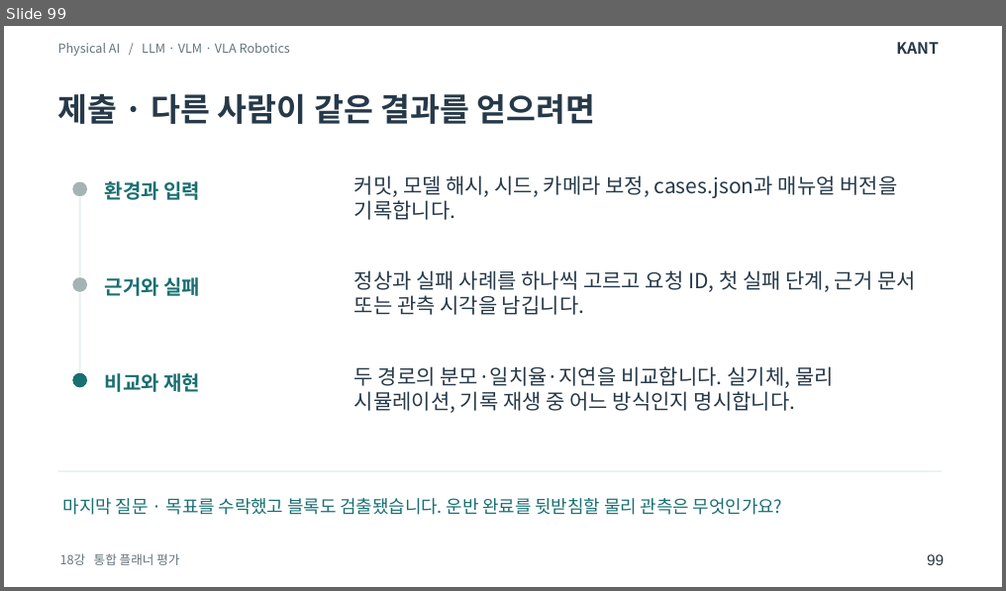
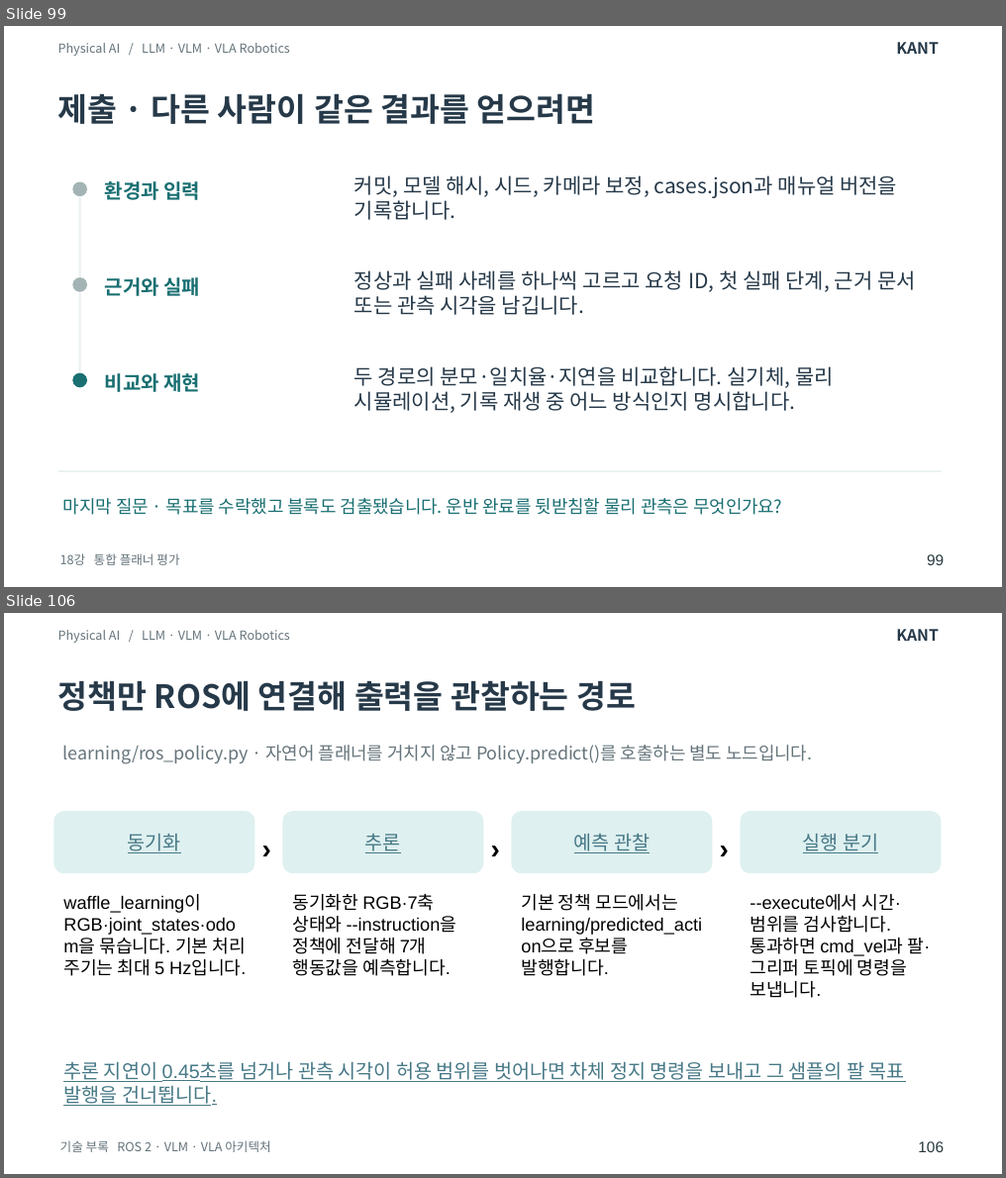
Before and after one commit to SpartaPA/waffle-mpx-lyrical, a slide deck: lessons/14-18/lessons-14-18.pptx. Shown one above the other, each under a label of ours: slide 99 before the commit, slides 99 and 106 after it; the slides between them are not shown. The pictures are 1006x591 and 1006x1178 pixels, drawn with LibreOffice and Linux fonts; fonts in the diff are those of the drawing. Boxes give left, top, right and bottom in pixels: in the first picture for what was removed or moved away, otherwise in the second. Text is boxed around its words. In the diff, an @@ line names an element or a change of style, - is before the commit and + after.

Commit message:
ROS 관측에서 VLA 추론과 OpenCR 제어까지 이어지는 구조를 교안에 담았습니다

```diff
--- a/lessons/14-18/lessons-14-18.pptx
+++ b/lessons/14-18/lessons-14-18.pptx
@@ slide 106 added at (4,613,1002,1174), background #FFFFFF @@
@@ text added at (58,630,290,643), 9 pt, text #65747B @@
+Physical AI / LLM · VLM · VLA Robotics
@@ text added at (896,629,939,641), 11.2 pt, text #263949, bold @@
+KANT
@@ text added at (58,680,636,711), 23.2 pt, text #263949, bold @@
+정책만 ROS에 연결해 출력을 관찰하는 경로
@@ text added at (63,745,812,764), 12.8 pt, text #65747B @@
+learning/ros_policy.py · 자연어 플래너를 거치지 않고 Policy.predict()를 호출하는 별도 노드입니다.
@@ rounded rectangle added at (54,812,254,873), fill #DEF0F0, 14 pt, text #467886, underline @@
+동기화
@@ rounded rectangle added at (282,812,483,873), fill #DEF0F0, 14 pt, text #467886, underline @@
+추론
@@ rounded rectangle added at (511,812,712,873), fill #DEF0F0, 14 pt, text #467886, underline @@
+예측 관찰
@@ rounded rectangle added at (741,812,942,873), fill #DEF0F0, 14 pt, text #467886, underline @@
+실행 분기
@@ text added at (252,821,291,874), 20 pt, text #000000, bold @@
+›
@@ text added at (481,821,520,874), 20 pt, text #000000, bold @@
+›
@@ text added at (710,821,748,874), 20 pt, text #000000, bold @@
+›
@@ text added at (63,895,246,976), 13 pt, text #000000 @@
+waffle_learning이 RGB·joint_states·odom을 묶습니다. 기본 처리 주기는 최대 5 Hz입니다.
@@ text added at (292,894,457,976), 13 pt, text #000000 @@
+동기화한 RGB·7축 상태와 --instruction을 정책에 전달해 7개 행동값을 예측합니다.
@@ text added at (521,894,702,976), 13 pt, text #000000 @@
+기본 정책 모드에서는 learning/predicted_action으로 후보를 발행합니다.
@@ text added at (749,894,931,998), 13 pt, text #000000 @@
+--execute에서 시간·범위를 검사합니다. 통과하면 cmd_vel과 팔·그리퍼 토픽에 명령을 보냅니다.
@@ text added at (63,1062,905,1106), 14 pt, text #467886, underline @@
+추론 지연이 0.45초를 넘거나 관측 시각이 허용 범위를 벗어나면 차체 정지 명령을 보내고 그 샘플의 팔 목표 발행을 건너뜁니다.
@@ text added at (60,1141,270,1153), 9 pt, text #65747B @@
+기술 부록 ROS 2 · VLM · VLA 아키텍처
@@ text added at (918,1142,944,1153), 11 pt, text #26383D @@
+106
```
Also in this commit, not shown: 7 other slides added, 2 other files.
